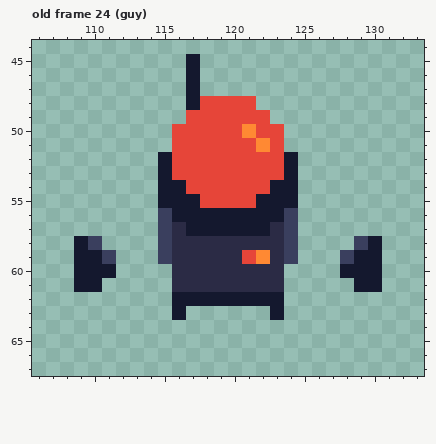
Pixel-art file, stored at Assets/Sprites/WIP - Asprite Proj Files/drafts.aseprite. Above is the file before it was changed.
256x256 pixels, 136 frames. Colours within 5 levels of each other are drawn and written as one. Shown: old frame 24 (guy): x 106..133, y 44..67.
The result:
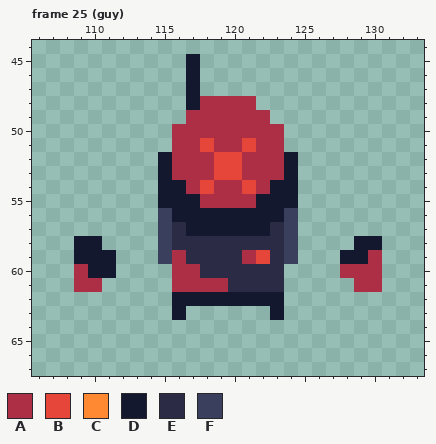
Palette (. is transparent): A #ad2f45  B #e64539  C #ff8933  D #14182e  E #2b2b45  F #3a3f5e
A new or re-ordered frame is compared with the old frame closest to it.
Edits made:
frames 136 -> 137
Frame 25 (guy) is new; against old frame 24 (guy), layers "Layer 2", "Main":
The author changed colour B to colour A in row 48 at x 118 to 121; in row 49 at x 117 to 122; in row 50 at x 116 to 120 and 122 to 123; in row 51 at x 116 to 117, 119 to 120 and 123; in rows 52 to 53 at x 116 to 118 and 121 to 123; in row 54 at x 117, 119 to 120 and 122.
The author changed colour B to colour A in row 55 at x 118 to 121; in row 59 at x 121.
The author changed colour C to colour A in row 50 at x 121; in row 51 at x 122.
The author changed colour D to colour A in row 59 at x 130; in row 60 at x 109 and 128 to 130; in row 61 at x 109 to 110 and 129 to 130.
The author changed colour E to colour A in row 59 at x 116; in row 60 at x 116 to 117; in row 61 at x 116 to 119.
The author changed colour C to colour B in row 59 at x 122.
The author changed colour F to colour D in row 58 at x 110 and 129; in row 59 at x 111 and 128.
Changed places in both pictures, as pixel boxes (x1, y1, x2, y2):
changed: (172, 96, 284, 208)
changed: (74, 236, 116, 292)
changed: (340, 236, 382, 292)
changed: (172, 250, 270, 292)
